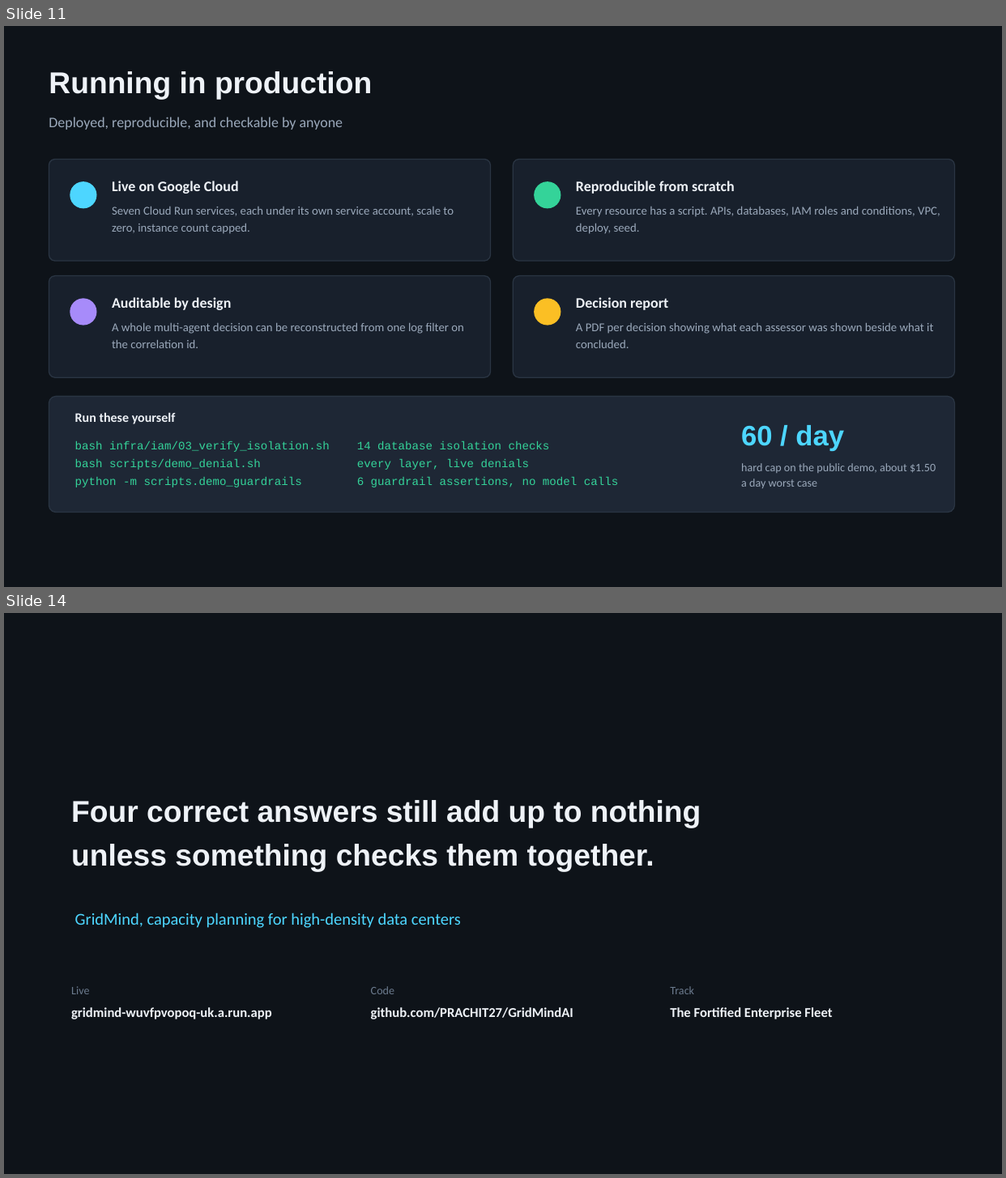
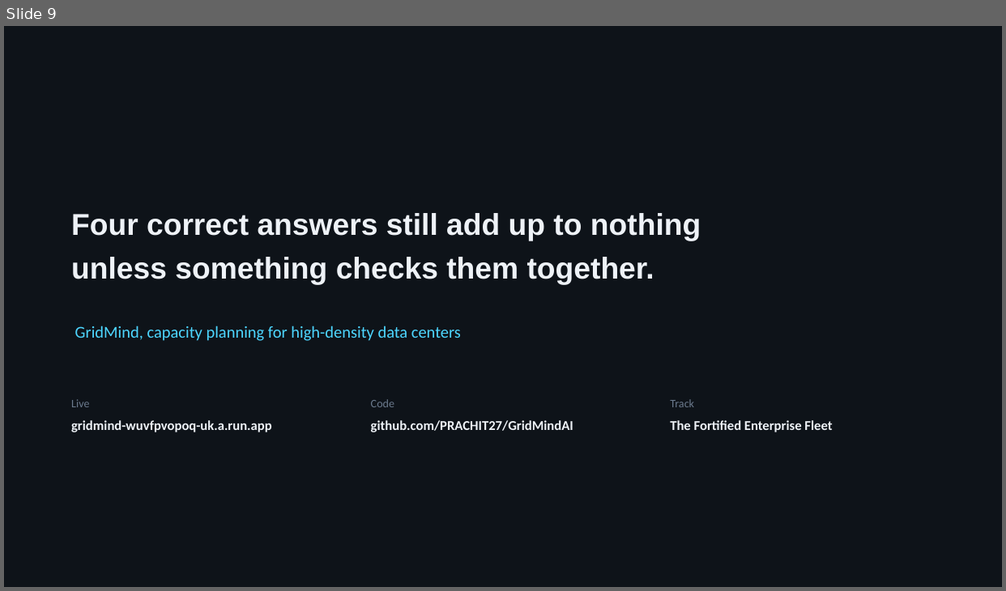
Before and after one commit to PRACHIT27/GridMindAI, a slide deck: docs/GridMind_Submission_Deck.pptx. Shown one above the other, each under a label of ours: slides 11 and 14 before the commit, slide 9 after it; the slides between them are not shown. The pictures are 1006x1178 and 1006x591 pixels, drawn with LibreOffice and Linux fonts; fonts in the diff are those of the drawing. Boxes give left, top, right and bottom in pixels: in the first picture for what was removed or moved away, otherwise in the second. Text is boxed around its words. In the diff, an @@ line names an element or a change of style, - is before the commit and + after.

```diff
--- a/docs/GridMind_Submission_Deck.pptx
+++ b/docs/GridMind_Submission_Deck.pptx
@@ slide 11 removed at (4, 26, 1002, 587), background #0E1319 @@
@@ text removed at (49, 71, 372, 100) @@
-Running in production
@@ text removed at (49, 117, 343, 130) @@
-Deployed, reproducible, and checkable by anyone
@@ rounded rectangle removed at (49, 160, 491, 261) @@
@@ rounded rectangle removed at (513, 160, 955, 261) @@
@@ ellipse removed at (70, 182, 97, 209) @@
@@ text removed at (112, 181, 239, 194) @@
-Live on Google Cloud
@@ ellipse removed at (534, 182, 561, 209) @@
@@ text removed at (576, 181, 735, 194) @@
-Reproducible from scratch
@@ text removed at (112, 207, 454, 233) @@
-Seven Cloud Run services, each under its own service account, scale to zero, instance count capped.
@@ text removed at (576, 207, 940, 234) @@
-Every resource has a script. APIs, databases, IAM roles and conditions, VPC, deploy, seed.
@@ rounded rectangle removed at (49, 276, 491, 378) @@
@@ rounded rectangle removed at (513, 276, 955, 378) @@
@@ ellipse removed at (70, 298, 97, 326) @@
@@ text removed at (112, 297, 231, 310) @@
-Auditable by design
@@ ellipse removed at (534, 298, 561, 326) @@
@@ text removed at (576, 297, 668, 310) @@
-Decision report
@@ text removed at (112, 323, 464, 348) @@
-A whole multi-agent decision can be reconstructed from one log filter on the correlation id.
@@ text removed at (576, 323, 933, 348) @@
-A PDF per decision showing what each assessor was shown beside what it concluded.
@@ rounded rectangle removed at (49, 396, 955, 513) @@
@@ text removed at (75, 412, 176, 425) @@
-Run these yourself
@@ text removed at (741, 425, 844, 451) @@
-60 / day
@@ text removed at (75, 442, 618, 488) @@
-bash infra/iam/03_verify_isolation.sh 14 database isolation checks
-bash scripts/demo_denial.sh every layer, live denials
-python -m scripts.demo_guardrails 6 guardrail assertions, no model calls
@@ text removed at (741, 463, 936, 489) @@
-hard cap on the public demo, about $1.50 a day worst case
@@ what was slide 14 is now slide 9 @@
```
Also in this commit, not shown: 3 slides changed, 4 slides added, 8 other slides removed, 1 other file.
